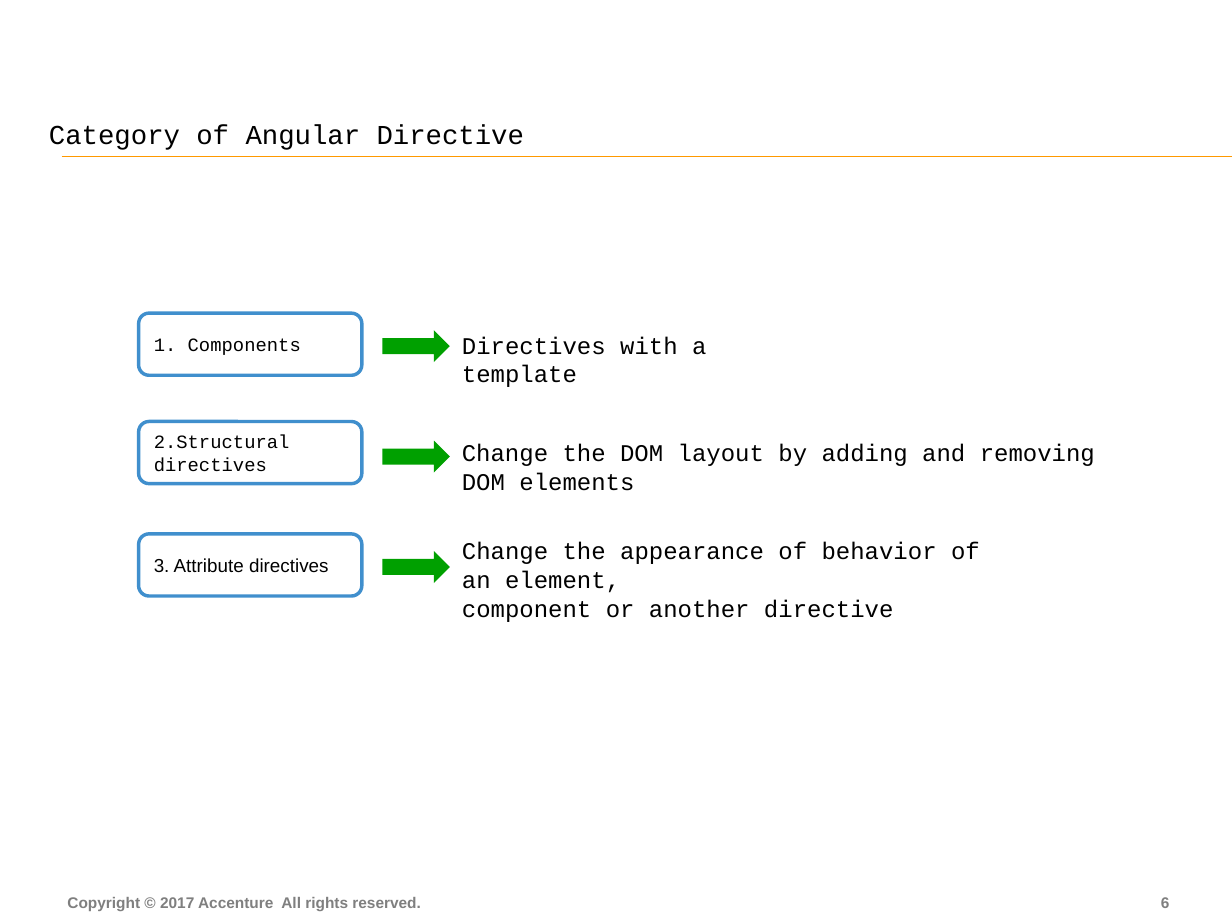
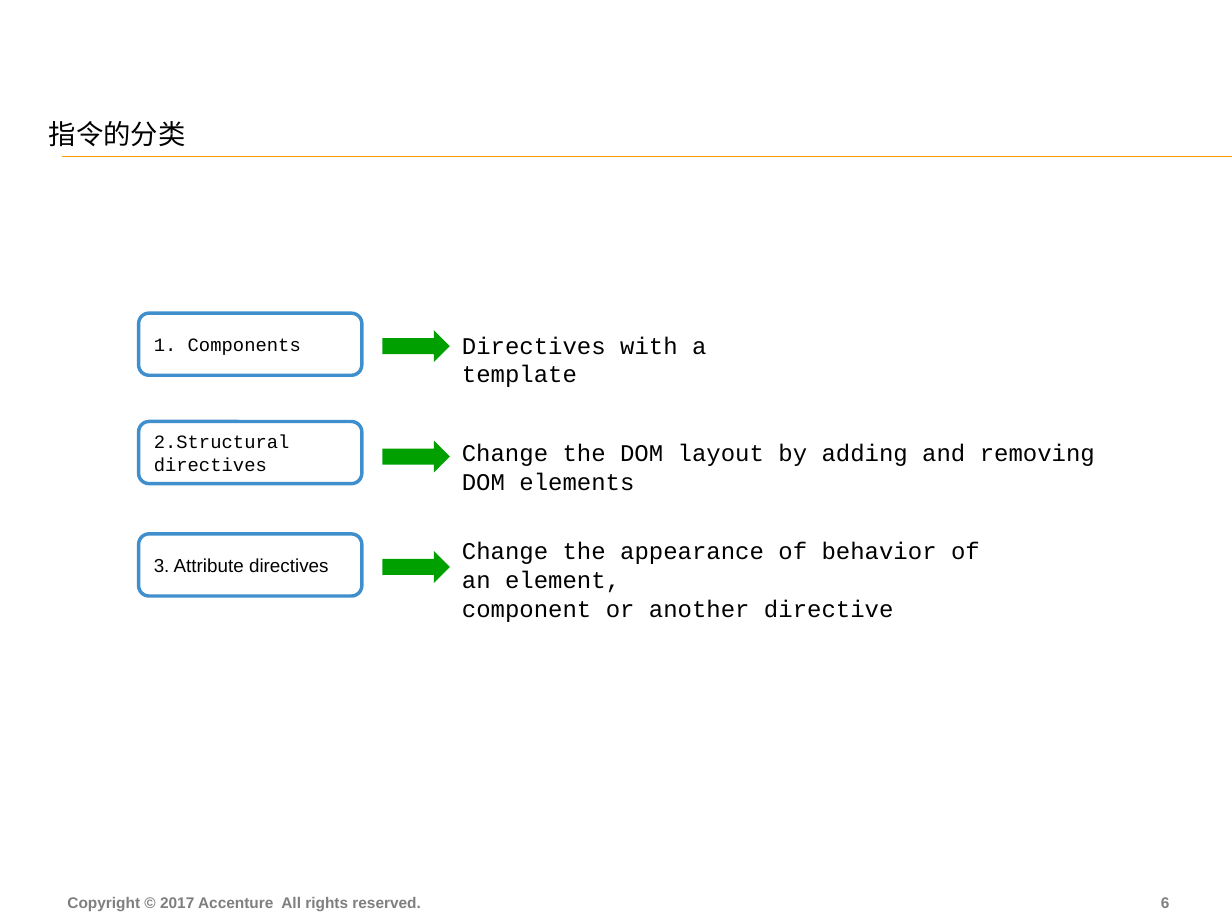
Before and after one commit to FS-Angular-Interest-Group/AngularTraining, a slide deck: slide 7 of PPT/06-Accenture-FS-Angular-Directive.pptx. Drawn at 1232x924 pixels with LibreOffice and Linux fonts; fonts in the diff are those of the drawing. Boxes give left, top, right and bottom in pixels: in the first picture for what was removed or moved away, otherwise in the second. Text is boxed around its words. In the diff, an @@ line names an element or a change of style, - is before the commit and + after.

```diff
--- a/PPT/06-Accenture-FS-Angular-Directive.pptx
+++ b/PPT/06-Accenture-FS-Angular-Directive.pptx
@@ title at (49, 121, 185, 147): text changed @@
-Category of Angular Directive
+指令的分类
```
Also in this commit, not shown: 13 other slides changed.
